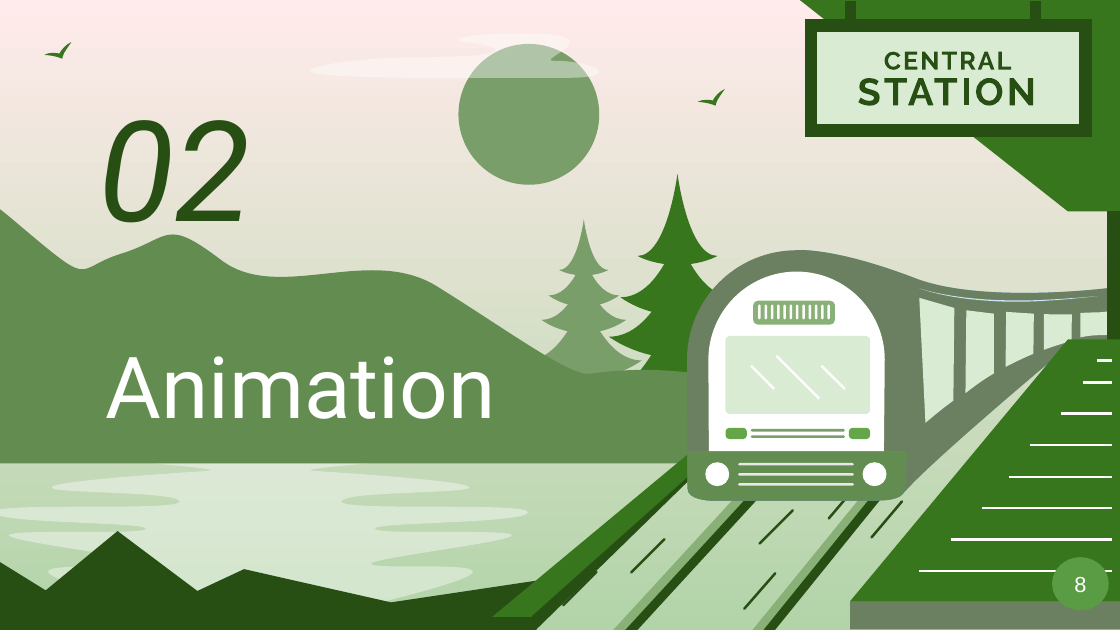
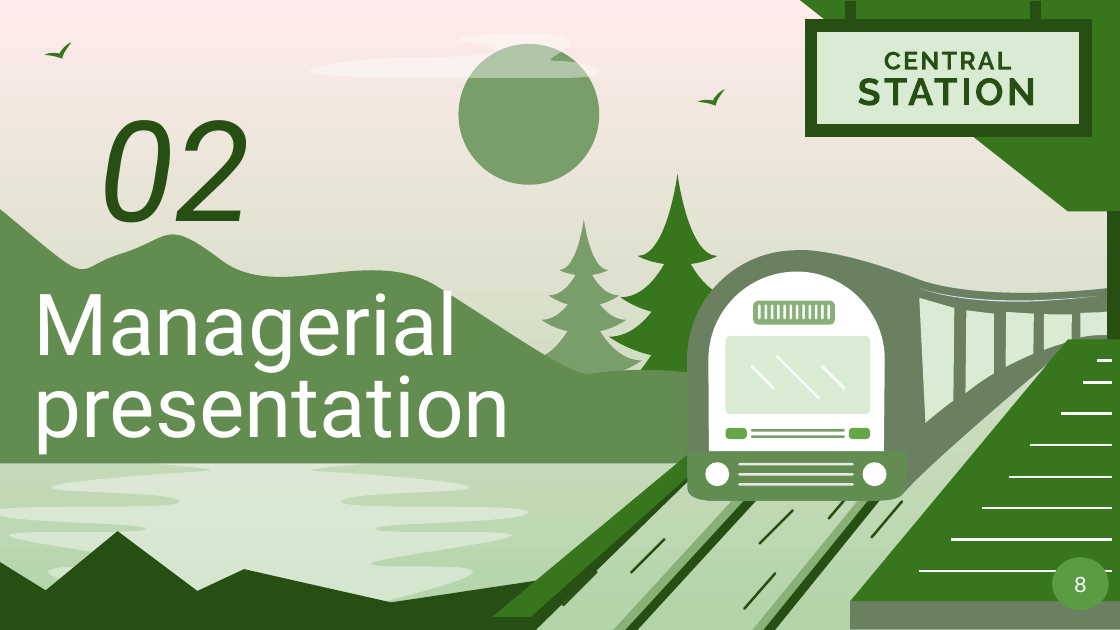
Before and after one commit to Smoother19/MusicAnimation, a slide deck: slide 7 of docs/presentation/PresFinal.pptx (slide 8 before the commit). Drawn at 1120x630 pixels with LibreOffice and Linux fonts; fonts in the diff are those of the drawing. Boxes give left, top, right and bottom in pixels: in the first picture for what was removed or moved away, otherwise in the second. Text is boxed around its words. In the diff, an @@ line names an element or a change of style, - is before the commit and + after.

```diff
--- a/docs/presentation/PresFinal.pptx
+++ b/docs/presentation/PresFinal.pptx
@@ title at [34, 277, 511, 455]: text changed @@
-Animation
+Managerial presentation
```
Also in this commit, not shown: 9 other slides changed, 5 slides added, 7 slides removed.
